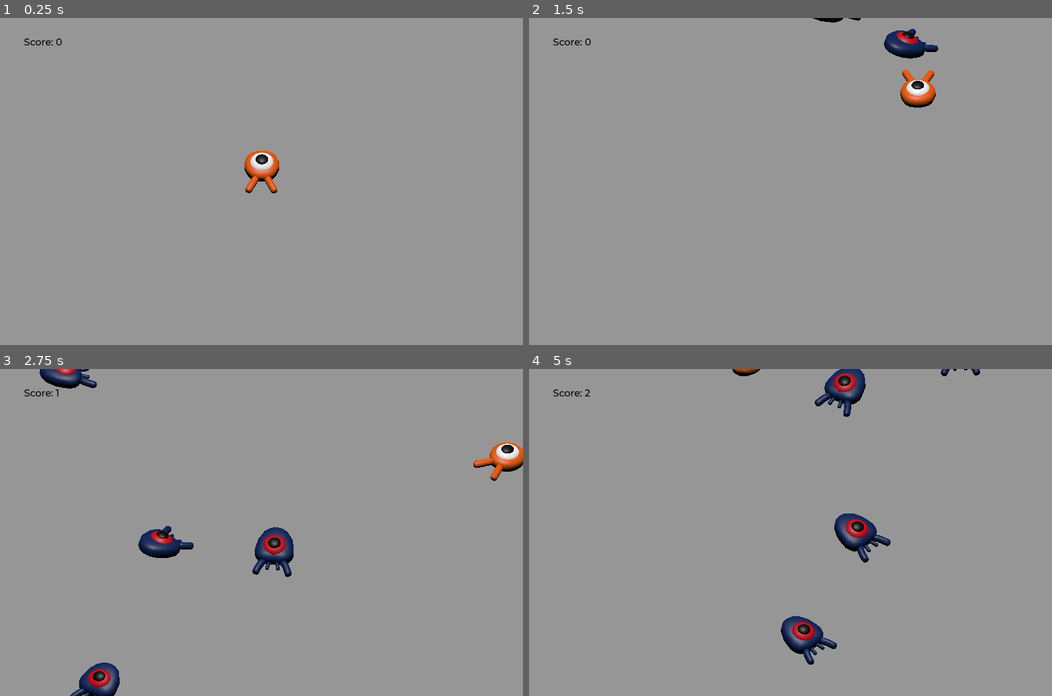
Above: before the commit, frames 1-4 (two rows, left to right).
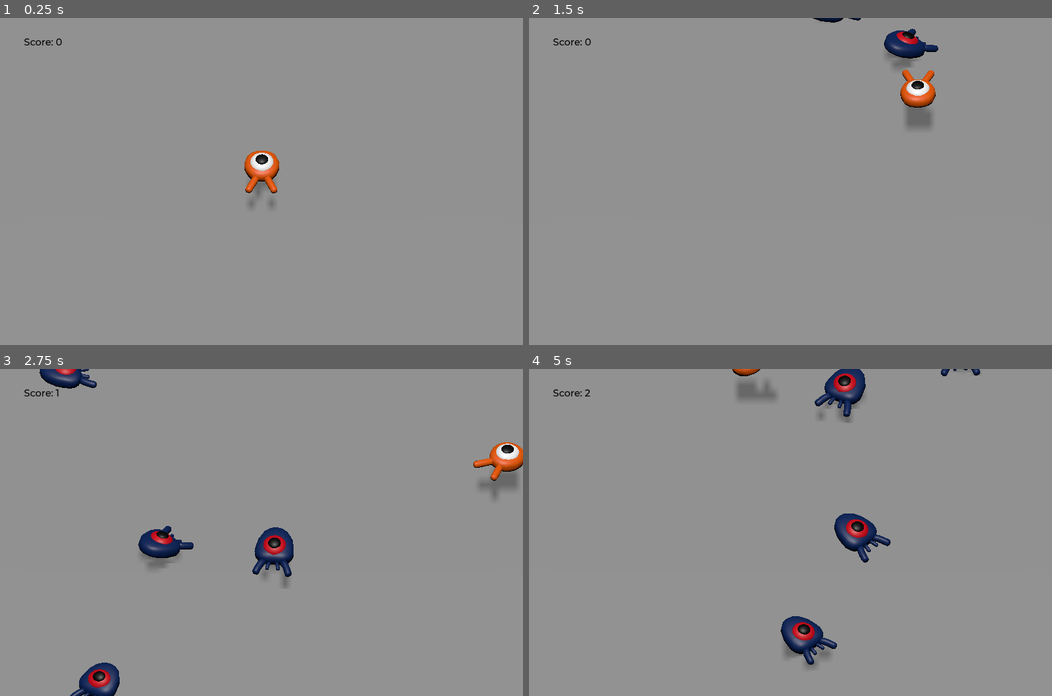
Above: after the commit, the same moments.

Repository: viniciusagvaz/my-first-3d-game
Game: Godot game, scene res://main.tscn
Same seed, same stepped clock (60 frames per second), same inputs: the game is played once before the commit and once after it.
Inputs:
- Up to frame 1 (0.25 s): no input
- Up to frame 2 (1.5 s): hold Right (move_right) 0.53-1.28 s; hold Up (move_foward) 0.53-1.28 s; tap Space (jump) at 0.77 s; hold Down (move_back) from 1.28 s (still down); tap Up (move_foward) at 1.35 s
- Up to frame 3 (2.75 s): tap Space (jump) at 1.52 s; release Down (move_back) at 2.03 s; hold Right (move_right) from 2.03 s (still down); hold Up (move_foward) from 2.03 s (still down)
- Up to frame 4 (5 s): release Up (move_foward) at 2.78 s; tap Up (move_foward) at 2.85, 4.35 s; tap Space (jump) at 3.02, 3.77, 4.52 s; release Right (move_right) at 3.53 s; hold Up (move_foward) 3.53-4.28 s; hold Left (move_left) from 3.53 s (still down)

The runs differ from the first frame. In frame 1, 0.2% of the frame differs, in the area x 46-54%, y 40-59%; in frame 2, 0.7%; in frame 3, 1.1%; in frame 4, 1.1%, in the area x 38-87%, y 0-92%.

Commit message:
<update>[shadows] shadow placeholderd

Diff:
--- a/main.tscn
+++ b/main.tscn
@@ -8,6 +8,8 @@
 
 [sub_resource type="BoxShape3D" id="BoxShape3D_tbjl6"]
 size = Vector3(35, 6, 1)
+
+[sub_resource type="PhysicsMaterial" id="PhysicsMaterial_xkbj5"]
 
 [sub_resource type="BoxShape3D" id="BoxShape3D_i4k63"]
 size = Vector3(60, 2, 60)
@@ -37,7 +39,11 @@
 mob_scene = ExtResource("2_hptyc")
 
 [node name="DirectionalLight3D" type="DirectionalLight3D" parent="."]
-transform = Transform3D(1, 0, 0, 0, 0.0120774, 0.999927, 0, -0.999927, 0.0120774, 207.125, 36.7354, 180.045)
+transform = Transform3D(1, 0, 0, 0, 0.270466, 0.96273, 0, -0.96273, 0.270466, 0.125, -35.2646, -5.95502)
+shadow_enabled = true
+shadow_reverse_cull_face = true
+shadow_opacity = 0.51
+directional_shadow_mode = 1
 
 [node name="Walls" type="StaticBody3D" parent="."]
 transform = Transform3D(1, 0, 0, 0, 1, 0, 0, 0, 1, 0, -2, 0)
@@ -64,6 +70,7 @@
 transform = Transform3D(1, 0, 0, 0, 1, 0, 0, 0, 1, 0, -1, 0)
 collision_layer = 4
 collision_mask = 0
+physics_material_override = SubResource("PhysicsMaterial_xkbj5")
 
 [node name="CollisionShape3D" type="CollisionShape3D" parent="Ground"]
 shape = SubResource("BoxShape3D_i4k63")
--- a/player.tscn
+++ b/player.tscn
@@ -9,6 +9,33 @@
 [sub_resource type="CylinderShape3D" id="CylinderShape3D_o0d7b"]
 height = 0.502935
 radius = 1.37457
+
+[sub_resource type="Animation" id="Animation_4elee"]
+length = 0.001
+tracks/0/type = "value"
+tracks/0/imported = false
+tracks/0/enabled = true
+tracks/0/path = NodePath("Pivot/Character:position")
+tracks/0/interp = 1
+tracks/0/loop_wrap = true
+tracks/0/keys = {
+"times": PackedFloat32Array(0),
+"transitions": PackedFloat32Array(1),
+"update": 0,
+"values": [Vector3(0, 0, 0)]
+}
+tracks/1/type = "value"
+tracks/1/imported = false
+tracks/1/enabled = true
+tracks/1/path = NodePath("Pivot/Character:rotation")
+tracks/1/interp = 1
+tracks/1/loop_wrap = true
+tracks/1/keys = {
+"times": PackedFloat32Array(0),
+"transitions": PackedFloat32Array(1),
+"update": 0,
+"values": [Vector3(0, 0, 0)]
+}
 
 [sub_resource type="Animation" id="Animation_k0h6t"]
 resource_name = "float"
@@ -37,33 +64,6 @@
 "transitions": PackedFloat32Array(0.420448, 0.435275, 2.07053),
 "update": 0,
 "values": [Vector3(0, 0, 0), Vector3(0.139626, 0, 0), Vector3(-0.15708, 0, 0)]
-}
-
-[sub_resource type="Animation" id="Animation_4elee"]
-length = 0.001
-tracks/0/type = "value"
-tracks/0/imported = false
-tracks/0/enabled = true
-tracks/0/path = NodePath("Pivot/Character:position")
-tracks/0/interp = 1
-tracks/0/loop_wrap = true
-tracks/0/keys = {
-"times": PackedFloat32Array(0),
-"transitions": PackedFloat32Array(1),
-"update": 0,
-"values": [Vector3(0, 0, 0)]
-}
-tracks/1/type = "value"
-tracks/1/imported = false
-tracks/1/enabled = true
-tracks/1/path = NodePath("Pivot/Character:rotation")
-tracks/1/interp = 1
-tracks/1/loop_wrap = true
-tracks/1/keys = {
-"times": PackedFloat32Array(0),
-"transitions": PackedFloat32Array(1),
-"update": 0,
-"values": [Vector3(0, 0, 0)]
 }
 
 [sub_resource type="Animation" id="Animation_hqt4e"]
Not shown: 1 places in main.tscn that only renumber resources
